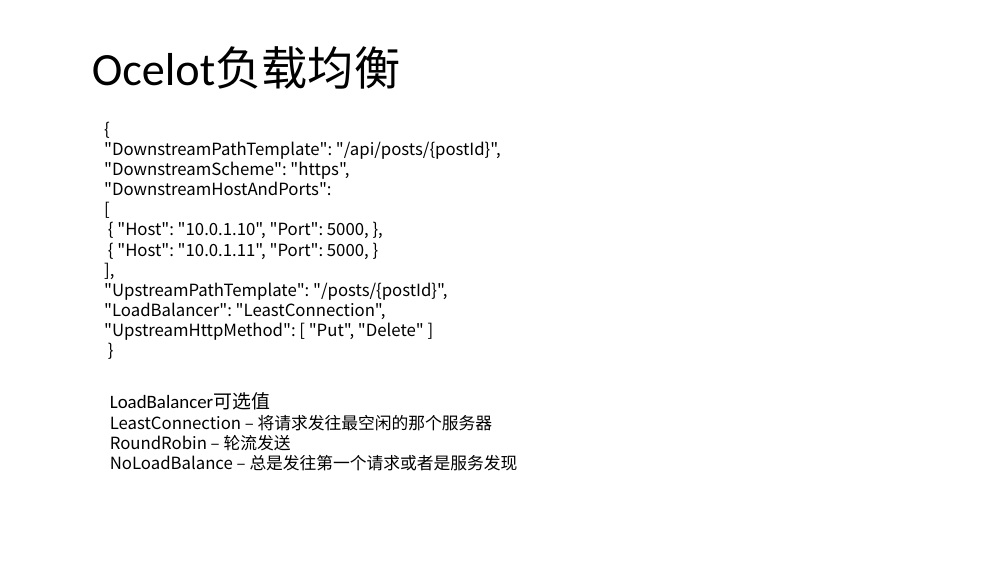
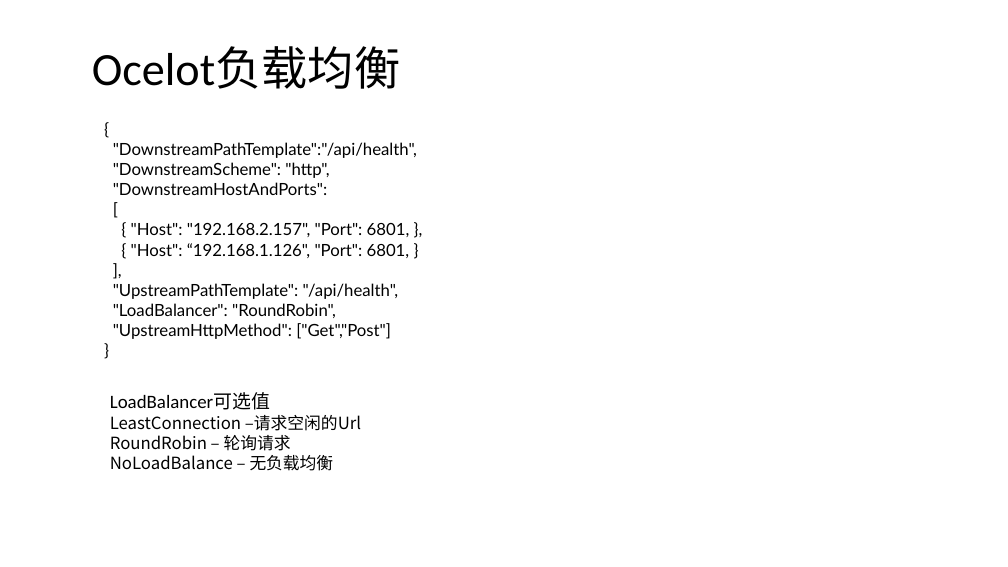
Before and after one commit to axzxs2001/HisMicroserviceSample, a slide deck: slide 31 of HisMicroserviceSample/Doc/基于.net core微服务.pptx (slide 32 before the commit). Drawn at 1008x567 pixels with LibreOffice and Linux fonts; fonts in the diff are those of the drawing; background and template pictures are left out. Boxes give left, top, right and bottom in pixels: in the first picture for what was removed or moved away, otherwise in the second. Text is boxed around its words. In the diff, an @@ line names an element or a change of style, - is before the commit and + after.

```diff
--- a/HisMicroserviceSample/Doc/基于.net core微服务.pptx
+++ b/HisMicroserviceSample/Doc/基于.net core微服务.pptx
@@ text at bbox=[113, 142, 417, 178]: text changed; font Noto Sans CJK SC to Lato @@
-"DownstreamPathTemplate": "/api/posts/{postId}", "DownstreamScheme": "https",
+"DownstreamPathTemplate":"/api/health",
+"DownstreamScheme": "http",
@@ text at bbox=[113, 182, 327, 195]: font Noto Sans CJK SC to Lato in "{", ""DownstreamHostAndPorts":", "[", "]," and 1 more places @@
@@ text at bbox=[131, 223, 410, 258]: text changed; font Noto Sans CJK SC to Lato @@
-{ "Host": "10.0.1.10", "Port": 5000, },
-{ "Host": "10.0.1.11", "Port": 5000, }
+{ "Host": "192.168.2.157", "Port": 6801, },
+{ "Host": “192.168.1.126", "Port": 6801, }
@@ text at bbox=[113, 283, 399, 339]: text changed; font Noto Sans CJK SC to Lato @@
-"UpstreamPathTemplate": "/posts/{postId}",
-"LoadBalancer": "LeastConnection",
-"UpstreamHttpMethod": [ "Put", "Delete" ]
+"UpstreamPathTemplate": "/api/health",
+"LoadBalancer": "RoundRobin",
+"UpstreamHttpMethod": ["Get","Post"]
@@ text at bbox=[110, 415, 361, 471]: text changed @@
-LeastConnection – 将请求发往最空闲的那个服务器
-RoundRobin – 轮流发送
-NoLoadBalance – 总是发往第一个请求或者是服务发现
+LeastConnection –请求空闲的Url
+RoundRobin – 轮询请求
+NoLoadBalance – 无负载均衡
```
Also in this commit, not shown: 4 other slides changed, 1 slide added, 1 slide removed, 7 other files.
